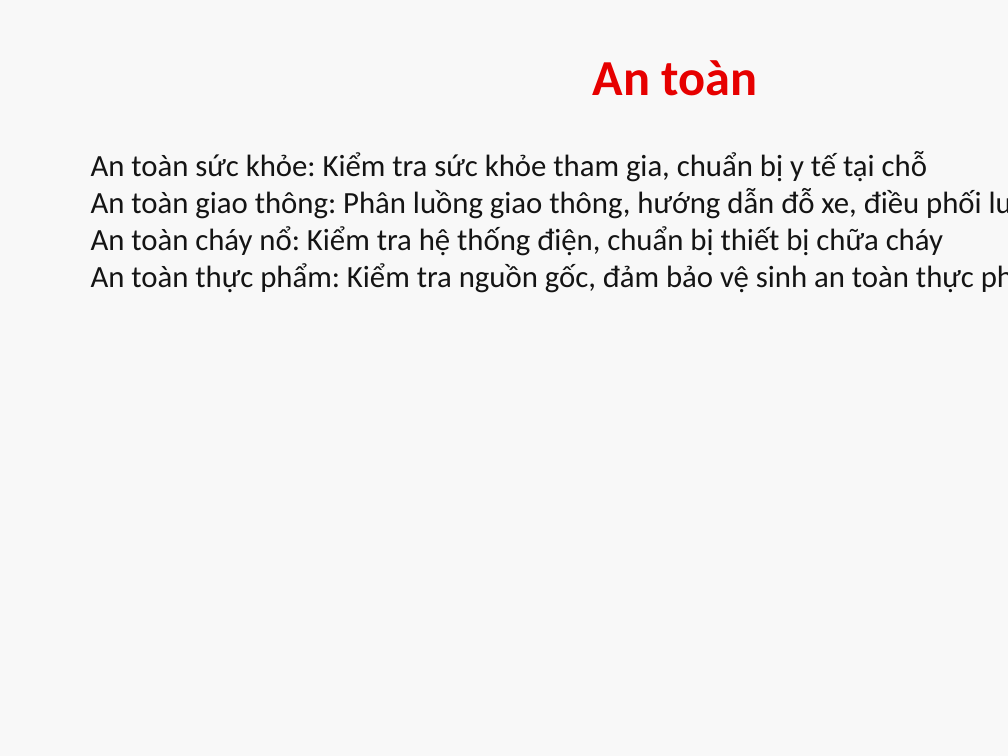
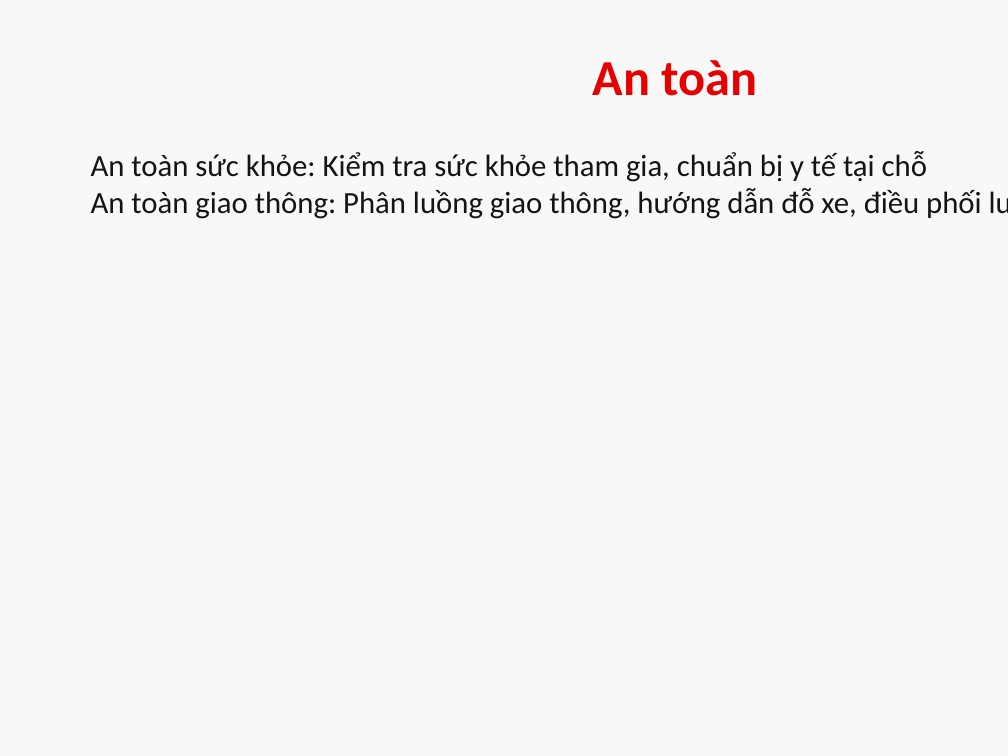
Before and after one commit to MedVietAI/practice, a slide deck: slide 12 of P6/event_plan/dist/plan_80nam_A90.pptx (slide 11 before the commit). Drawn at 1008x756 pixels with LibreOffice and Linux fonts; fonts in the diff are those of the drawing. Boxes give left, top, right and bottom in pixels: in the first picture for what was removed or moved away, otherwise in the second. Text is boxed around its words. In the diff, an @@ line names an element or a change of style, - is before the commit and + after.

```diff
--- a/P6/event_plan/dist/plan_80nam_A90.pptx
+++ b/P6/event_plan/dist/plan_80nam_A90.pptx
@@ text at box(91, 226, 974, 293): paragraphs removed @@
-An toàn cháy nổ: Kiểm tra hệ thống điện, chuẩn bị thiết bị chữa cháy
-An toàn thực phẩm: Kiểm tra nguồn gốc, đảm bảo vệ sinh an toàn thực phẩm
```
Also in this commit, not shown: 12 other slides changed, 5 slides added, 3 slides removed, 16 other files.
